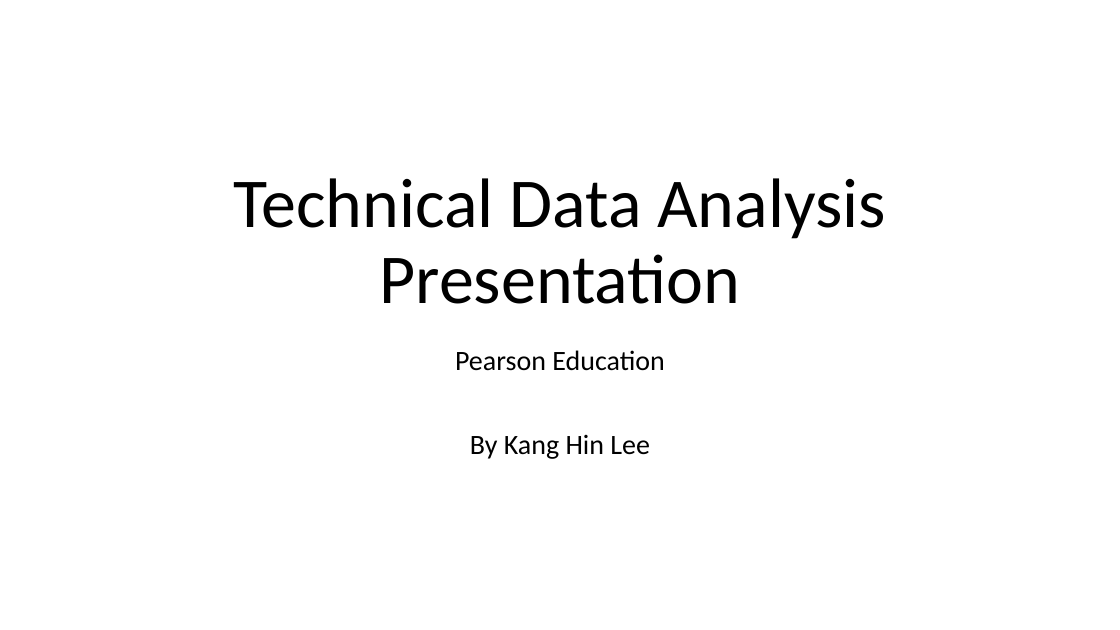
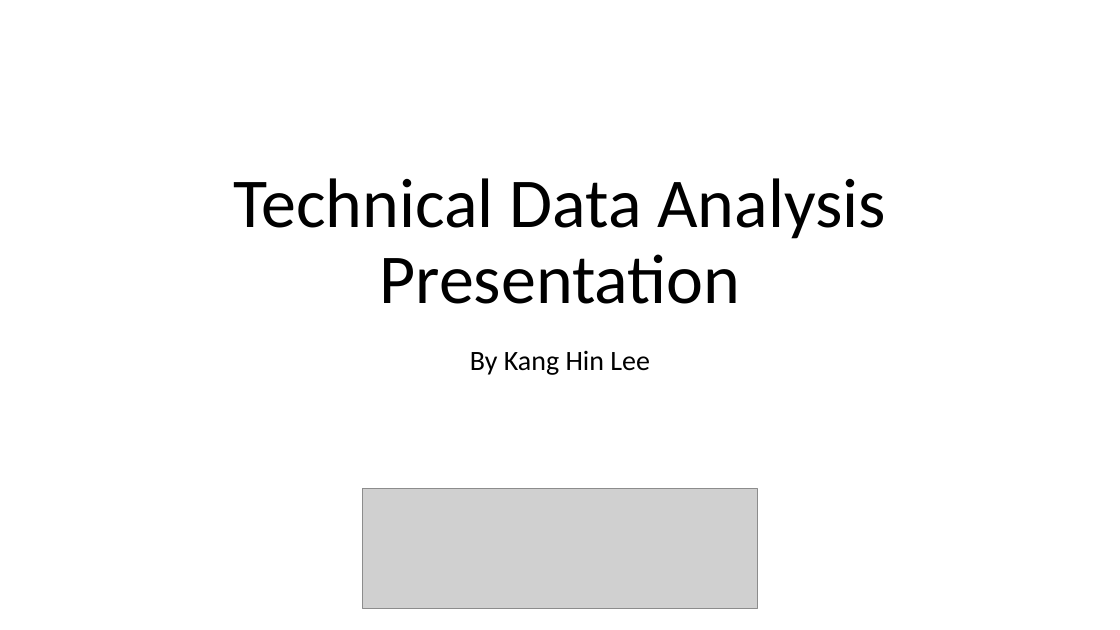
Before and after one commit to kanghinlee/interview_prep, a slide deck: slide 1 of pearson_edu_presentation/Pearson_edu_presentation.pptx. Drawn at 1120x630 pixels with LibreOffice and Linux fonts; fonts in the diff are those of the drawing; grey boxes stand for pictures. Boxes give left, top, right and bottom in pixels: in the first picture for what was removed or moved away, otherwise in the second. Text is boxed around its words. In the diff, an @@ line names an element or a change of style, - is before the commit and + after.

```diff
--- a/pearson_edu_presentation/Pearson_edu_presentation.pptx
+++ b/pearson_edu_presentation/Pearson_edu_presentation.pptx
@@ subtitle at box(455, 350, 665, 371): paragraph removed @@
-Pearson Education
@@ picture added at box(362, 489, 758, 608) @@
```
Also in this commit, not shown: 1 other slide changed.
